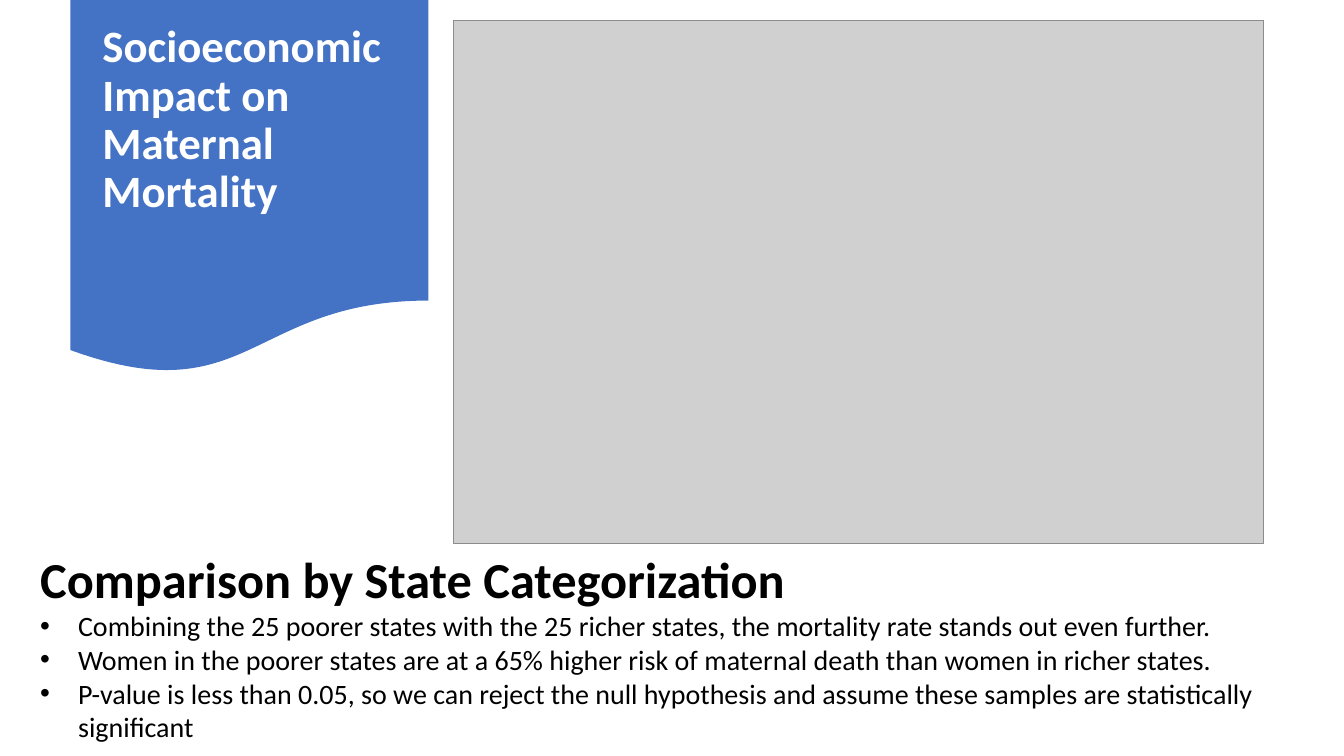
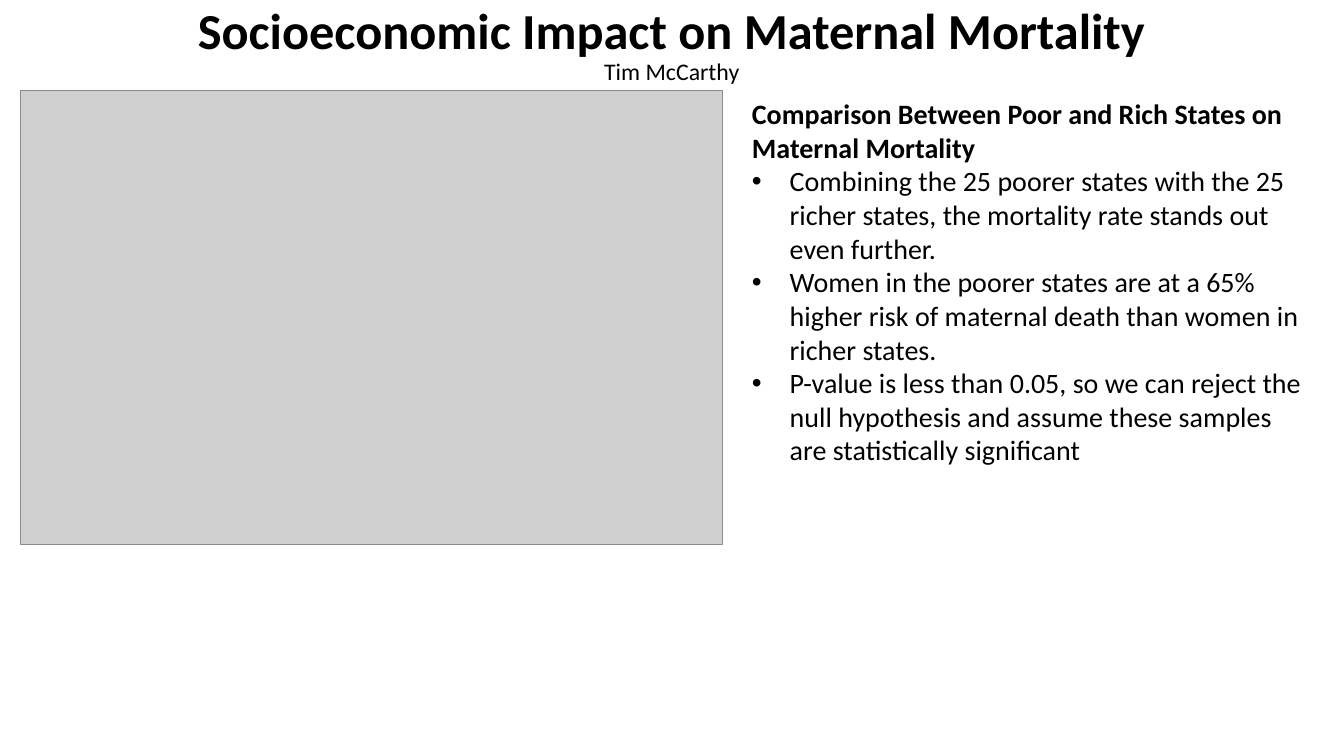
Before and after one commit to parrisburton715/project-one, a slide deck: slide 3 of Project Plan.pptx. Drawn at 1344x756 pixels with LibreOffice and Linux fonts; fonts in the diff are those of the drawing; grey boxes stand for pictures. Boxes give left, top, right and bottom in pixels: in the first picture for what was removed or moved away, otherwise in the second. Text is boxed around its words. In the diff, an @@ line names an element or a change of style, - is before the commit and + after.

```diff
--- a/Project Plan.pptx
+++ b/Project Plan.pptx
@@ flow chart document removed at (71, 0, 429, 375) @@
@@ text "Socioeconomic Impact on Maternal Mortality": place and size @@
-text "Socioeconomic Impact on Maternal Mortality" at (102, 30, 380, 214)
+text "Socioeconomic Impact on Maternal Mortality" at (198, 13, 1145, 57)
@@ text "Socioeconomic Impact on Maternal Mortality" at (198, 13, 1145, 57): size 32 to 36 pt, text colour #FFFFFF to #000000; alignment left to centre; line spacing 0.9 to 0.8; vertical alignment top to bottom @@
@@ text added at (604, 63, 740, 84), 17 pt, text #000000 @@
+Tim McCarthy
@@ picture: place and size @@
-picture at (454, 20, 1264, 543)
+picture at (20, 91, 723, 544)
@@ text "Comparison Between Poor and Rich ...": place and size @@
-text "Comparison Between Poor and Rich ..." at (40, 562, 1252, 742)
+text "Comparison Between Poor and Rich ..." at (752, 104, 1301, 465)
@@ text at (752, 104, 1282, 163): text changed; size 36 to 20 pt @@
-Comparison by State Categorization
+Comparison Between Poor and Rich States on Maternal Mortality
```
Also in this commit, not shown: 3 other slides changed, 1 other file.
